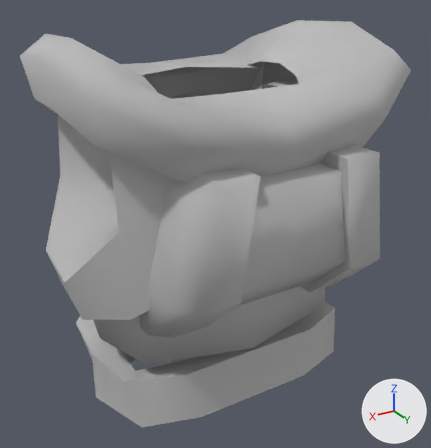
A saved change to the OBJ model mods/mmmPowersuits/models/mps_chest.obj.
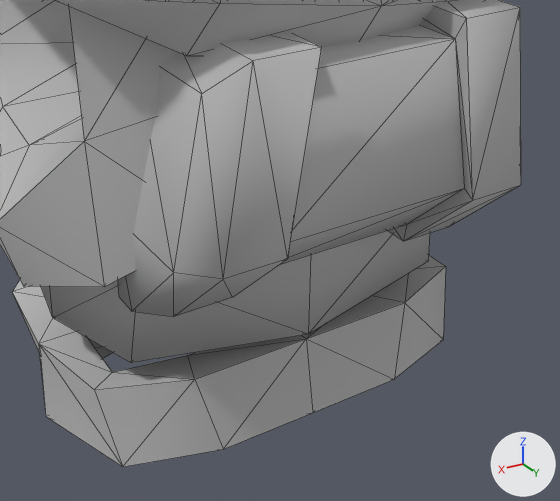
There are two pictures of each version: one whole from a camera (50 mm lens) standing at (10.39, 17.84, 28.97) and looking at (-0.17, 0.25, 20.18), one close up on the part from 16% to 94% of the width and 33% to 100% of the height. Every picture has the same lights, and +X, +Y and +Z are marked at lower right. The close-ups show mesh edges as thin lines. Where no turn or scale is listed for an object, it has been applied to the vertices. Vertices at the same position are counted once.

In view in the first close-up: 'mps_chest'.
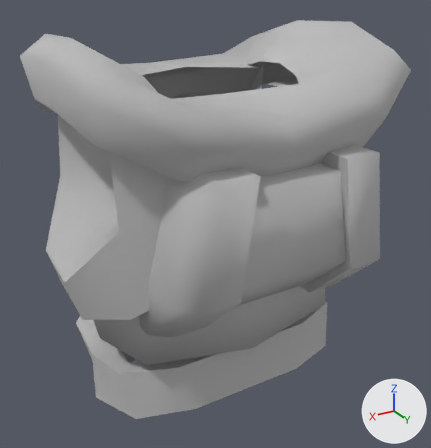
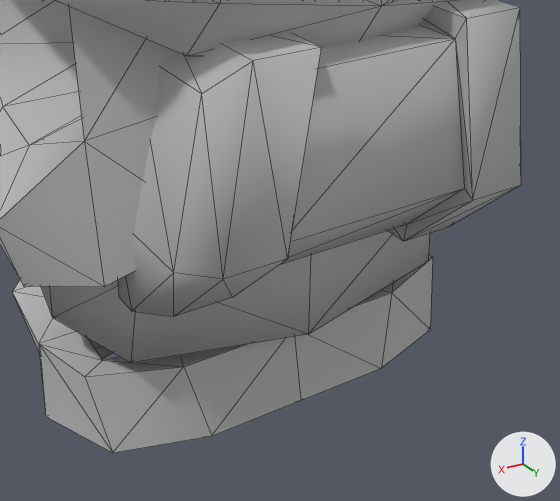
Pixel boxes [x1, y1, x2, y2] of what changed, in the close-ups (560 x 501 px; the box of a moved part takes in the faces that stretch with it):
'mps_chest', reshaped: before [0, 0, 521, 467]; after [0, 0, 521, 453]
part 1 of me_mps_chest, moved or reshaped: before [39, 255, 446, 467]; after [39, 255, 433, 453]

The edits, one by one:
me_mps_chest has 286 vertices, 438 faces and spans x -5.92..5.92, y -5.39..5.44, z 13.63..27.22.
me_mps_chest is used by ob_mps_chest; location (0.0, 0.0, 0.0).
me_mps_chest part 1: all 20 vertices in x -4.6..4.6, y 1.69..3.38, z 14.14..16.27 are moved by (0.0, -0.48, 0.0).
